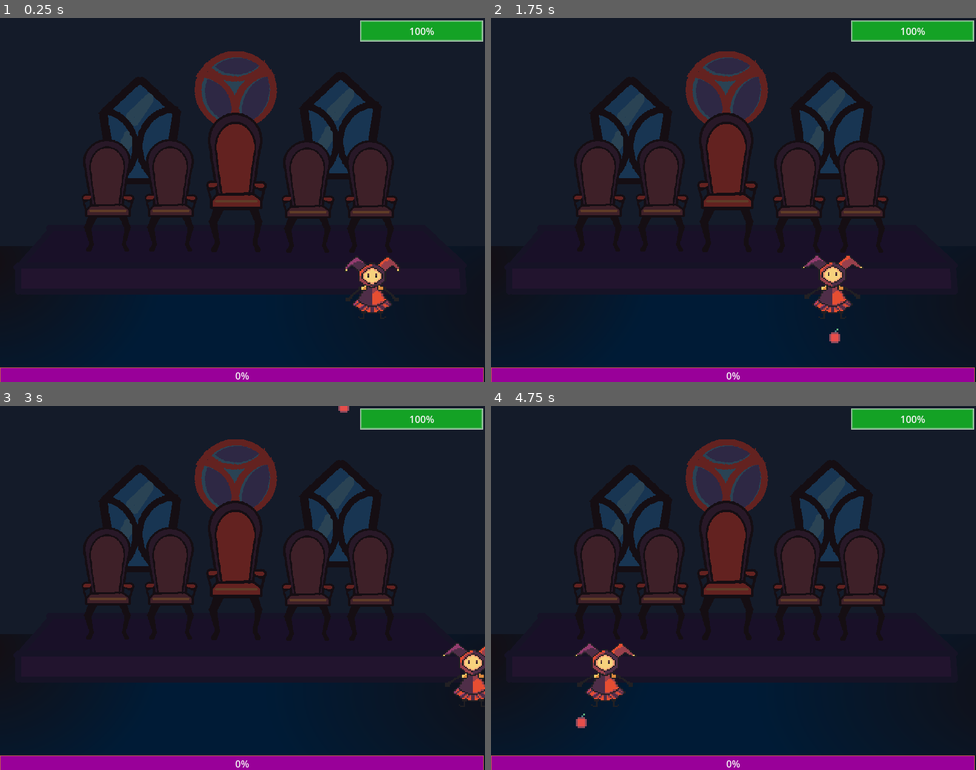
Above: before the commit, frames 1-4 (two rows, left to right).
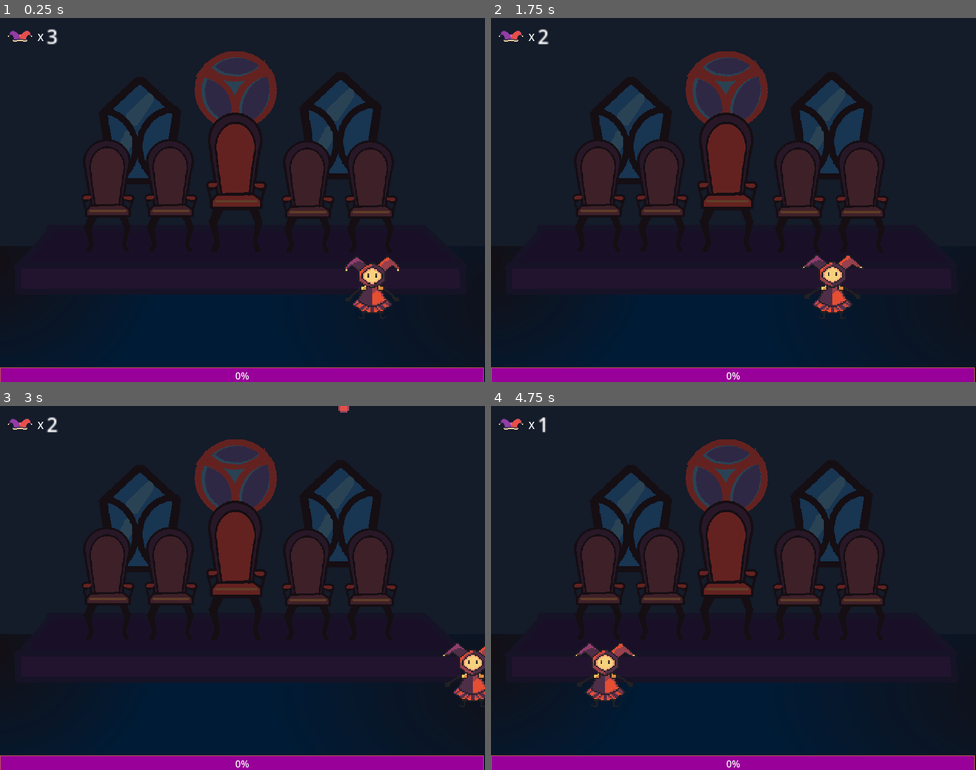
Above: after the commit, the same moments.

Repository: ewa1do/king_rage
Game: Godot game, scene res://scenes/game.tscn
Two runs of this game, one before a commit and one after it. Both use one fixed random seed, a clock stepped at 60 frames per second and the inputs below.
Inputs:
- Up to frame 1 (0.25 s): no input
- Up to frame 2 (1.75 s): hold D (move_right) 0.53-1.28 s; tap Enter at 1.25 s; hold A (move_left) from 1.28 s (still down)
- Up to frame 3 (3 s): release A (move_left) at 2.03 s; hold D (move_right) from 2.03 s (still down)
- Up to frame 4 (4.75 s): release D (move_right) at 3.53 s; hold A (move_left) from 3.53 s (still down)

The runs differ from the first frame. In frame 1, 1.6% of the frame differs, in the area x 1-100%, y 0-8%; in frame 2, 1.7%, in the area x 1-100%, y 0-90%; in frame 3, 1.6%; in frame 4, 1.7%.

Commit message:
agregando contador de vidas

Diff:
--- /dev/null
+++ b/scenes/HUD.gd
@@ -0,0 +1,6 @@
+extends Control
+
+@onready var lives_left = $LivesLeft
+
+func set_lives(amount):
+	lives_left.text = str(amount)
--- a/scenes/game.gd
+++ b/scenes/game.gd
@@ -1,17 +1,16 @@
 extends Node2D
 
-@export var barra_progreso : ProgressBar
-@export var barra_vida : ProgressBar
+@onready var player = $Player
+@onready var hud = $UI/HUD
 @onready var timer : Timer = $Timer
-@export var player : Player
 
 var lives = 3
 
 # Called when the node enters the scene tree for the first time.
 func _ready():
 	#pass # Replace with function body.
-	timer.start()
-	barra_progreso.value = 0
+	#timer.start()
+	hud.set_lives(lives)
 
 # Called every frame. 'delta' is the elapsed time since the previous frame.
 func _process(delta):
@@ -21,10 +20,11 @@
 func _on_timer_timeout():
 	pass
 
-func on_die():
+func game_over():
 	queue_free()
 
 func _on_player_took_damage():
 	lives -= 1
+	hud.set_lives(lives)
 	if lives == 0:
-		on_die()
+		game_over()
--- a/scenes/game.tscn
+++ b/scenes/game.tscn
@@ -1,10 +1,11 @@
-[gd_scene load_steps=10 format=3 uid="uid://c1s8kxjy0gv35"]
+[gd_scene load_steps=11 format=3 uid="uid://c1s8kxjy0gv35"]
 
 [ext_resource type="PackedScene" uid="uid://c5x3kd85d42pe" path="res://scenes/player.tscn" id="1_l0jnm"]
 [ext_resource type="Script" path="res://scenes/game.gd" id="1_vgnq2"]
 [ext_resource type="Texture2D" uid="uid://chh4pqqtqmda3" path="res://assets/textures/Fondo.png" id="2_8dryu"]
 [ext_resource type="AudioStream" uid="uid://vcbt3gkdfye5" path="res://assets/audio/test1.wav" id="5_jhk5s"]
 [ext_resource type="PackedScene" uid="uid://dur48t68oukhv" path="res://scenes/tomato_spawner.tscn" id="5_mtvhw"]
+[ext_resource type="PackedScene" uid="uid://c7b5ssd7phc57" path="res://scenes/hud.tscn" id="6_l4j52"]
 
 [sub_resource type="StyleBoxFlat" id="StyleBoxFlat_q0x0u"]
 bg_color = Color(0.6, 0, 0.6, 1)
@@ -40,11 +41,8 @@
 border_width_bottom = 4
 border_blend = true
 
-[node name="Game" type="Node2D" node_paths=PackedStringArray("barra_progreso", "barra_vida", "player")]
+[node name="Game" type="Node2D"]
 script = ExtResource("1_vgnq2")
-barra_progreso = NodePath("Progreso")
-barra_vida = NodePath("Barra_vida")
-player = NodePath("Player")
 
 [node name="Background" type="TextureRect" parent="."]
 modulate = Color(0.431373, 0.431373, 0.431373, 1)
@@ -65,6 +63,7 @@
 theme_override_styles/fill = SubResource("StyleBoxFlat_idmnm")
 
 [node name="Barra_vida" type="ProgressBar" parent="."]
+visible = false
 offset_left = 594.0
 offset_top = 4.0
 offset_right = 797.0
@@ -81,5 +80,9 @@
 stream = ExtResource("5_jhk5s")
 autoplay = true
 
+[node name="UI" type="CanvasLayer" parent="."]
+
+[node name="HUD" parent="UI" instance=ExtResource("6_l4j52")]
+
 [connection signal="took_damage" from="Player" to="." method="_on_player_took_damage"]
 [connection signal="timeout" from="Timer" to="." method="_on_timer_timeout"]
--- /dev/null
+++ b/scenes/hud.tscn
@@ -0,0 +1,41 @@
+[gd_scene load_steps=5 format=3 uid="uid://c7b5ssd7phc57"]
+
+[ext_resource type="Script" path="res://scenes/HUD.gd" id="1_ntbs1"]
+[ext_resource type="Texture2D" uid="uid://bx8qhliy3gsd6" path="res://assets/textures/hat_spr.png" id="2_haawu"]
+
+[sub_resource type="LabelSettings" id="LabelSettings_m2qew"]
+
+[sub_resource type="LabelSettings" id="LabelSettings_ymd5v"]
+
+[node name="HUD" type="Control"]
+layout_mode = 3
+anchors_preset = 0
+offset_right = 40.0
+offset_bottom = 40.0
+script = ExtResource("1_ntbs1")
+
+[node name="LifeTextureRect" type="TextureRect" parent="."]
+layout_mode = 0
+offset_right = 40.0
+offset_bottom = 40.0
+texture = ExtResource("2_haawu")
+
+[node name="X" type="Label" parent="."]
+layout_mode = 0
+offset_left = 62.0
+offset_top = 20.0
+offset_right = 91.0
+offset_bottom = 44.0
+text = "X
+"
+label_settings = SubResource("LabelSettings_m2qew")
+
+[node name="LivesLeft" type="Label" parent="."]
+layout_mode = 0
+offset_left = 77.0
+offset_top = 7.0
+offset_right = 117.0
+offset_bottom = 30.0
+scale = Vector2(2, 2)
+text = "3"
+label_settings = SubResource("LabelSettings_ymd5v")
--- a/scenes/tomate.gd
+++ b/scenes/tomate.gd
@@ -12,5 +12,5 @@
 	queue_free()
 
 func _on_body_entered(body):
-	print("ENTERED=>", body)
 	body.take_damage()
+	die()
Binary file added: assets/textures/hat_spr.png
Not shown, added: assets/textures/hat_spr.png.import
